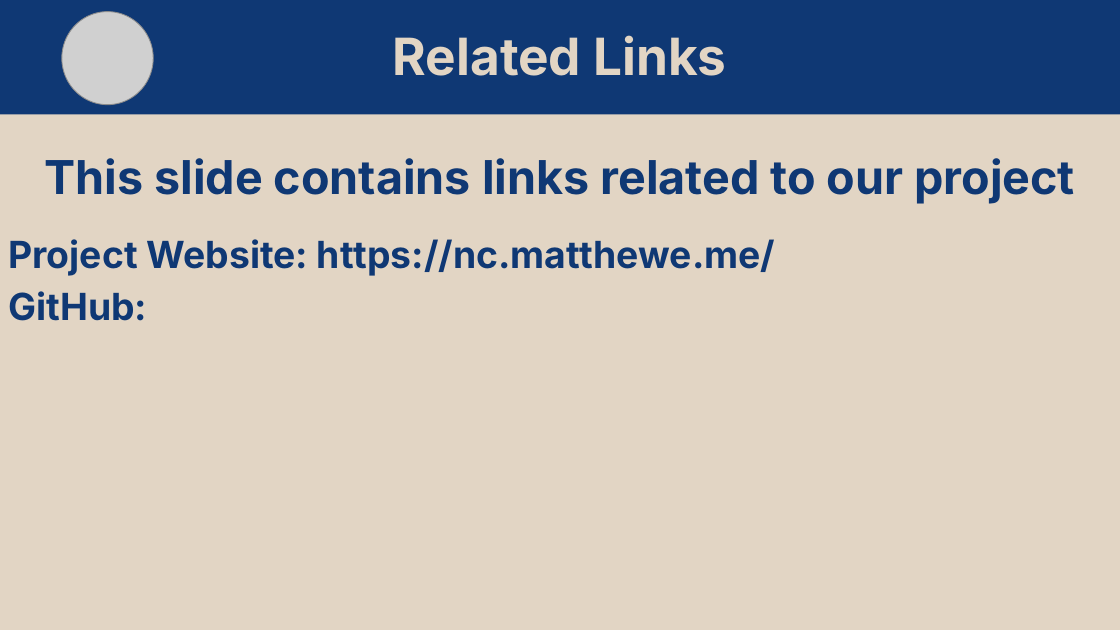
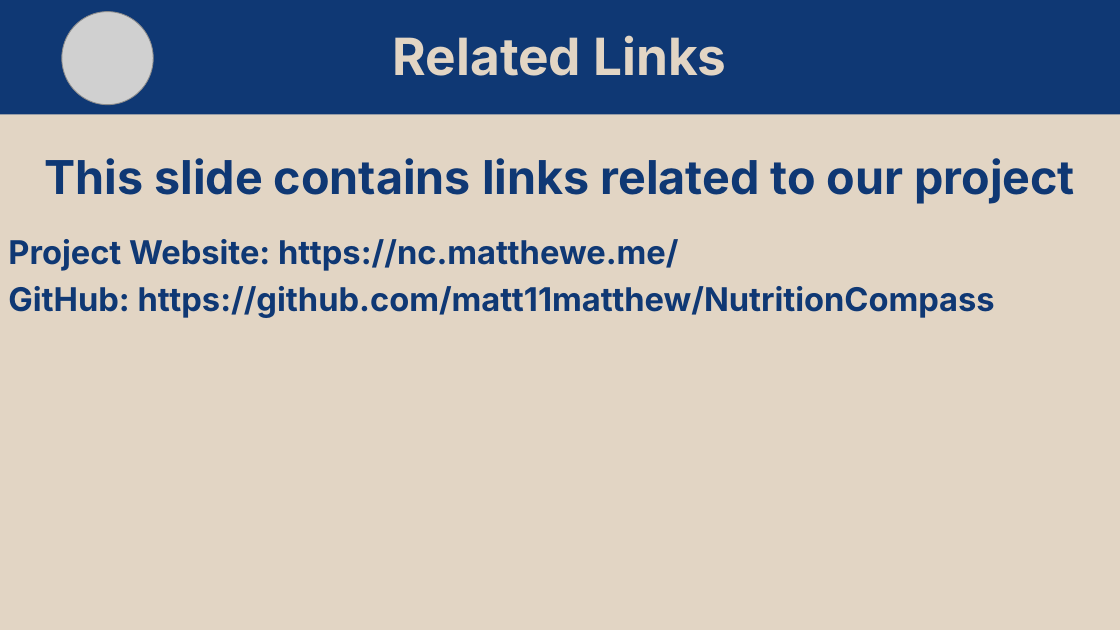
Before and after one commit to matt11matthew/NutritionCompass, a slide deck: slide 12 of diagrams/Nutrition Compass Presentation.pptx (slide 13 before the commit). Drawn at 1120x630 pixels with LibreOffice and Linux fonts; fonts in the diff are those of the drawing; grey boxes stand for pictures. Boxes give left, top, right and bottom in pixels: in the first picture for what was removed or moved away, otherwise in the second. Text is boxed around its words. In the diff, an @@ line names an element or a change of style, - is before the commit and + after.

```diff
--- a/diagrams/Nutrition Compass Presentation.pptx
+++ b/diagrams/Nutrition Compass Presentation.pptx
@@ text at box(8, 239, 678, 271): size 32 to 28 pt in "Project Website: https://nc.matthewe.me/" @@
@@ text at box(8, 286, 995, 318): text changed; size 32 to 28 pt @@
-GitHub:
+GitHub: https://github.com/matt11matthew/NutritionCompass
```
Also in this commit, not shown: 7 other slides changed, 1 slide removed.
